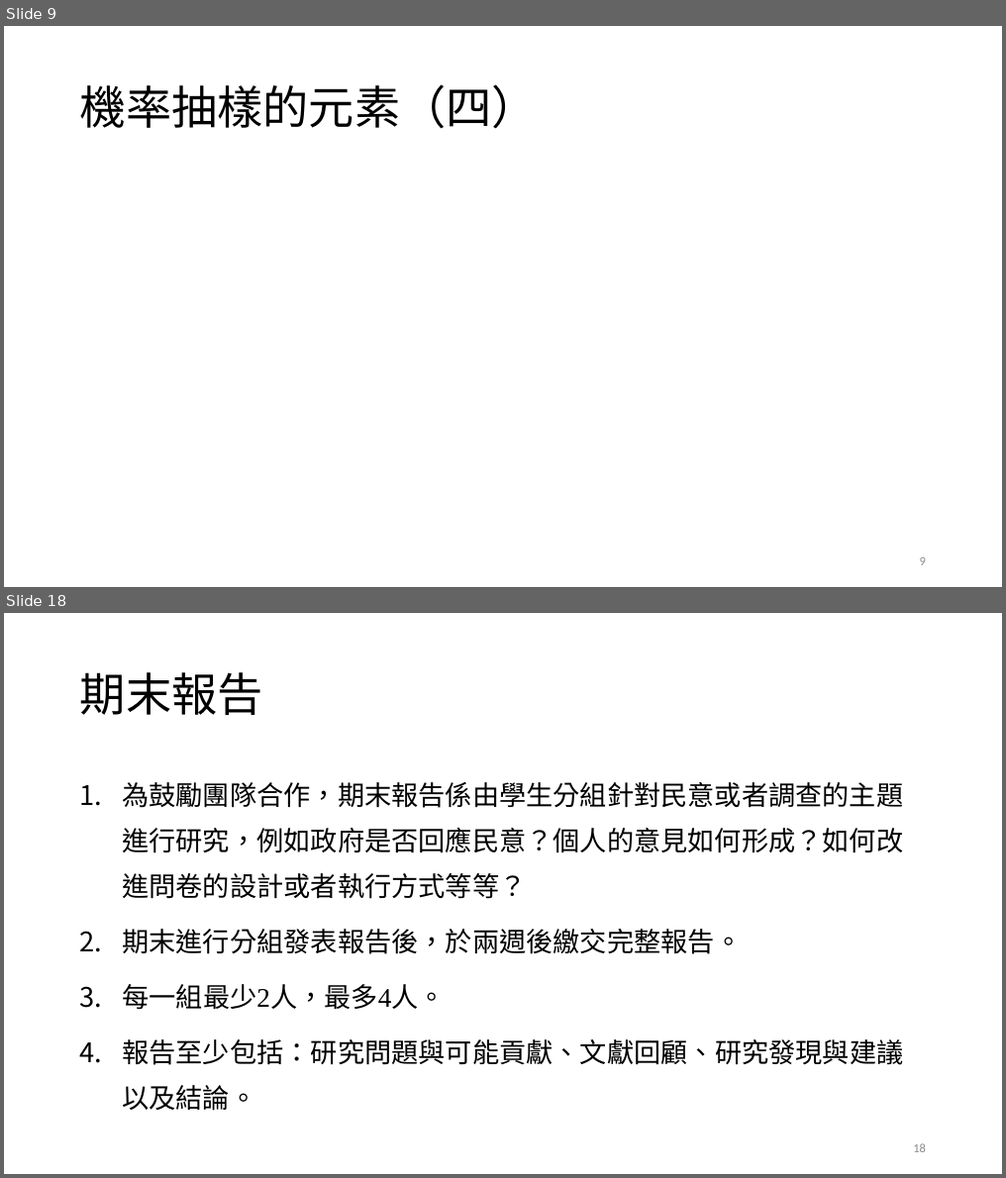
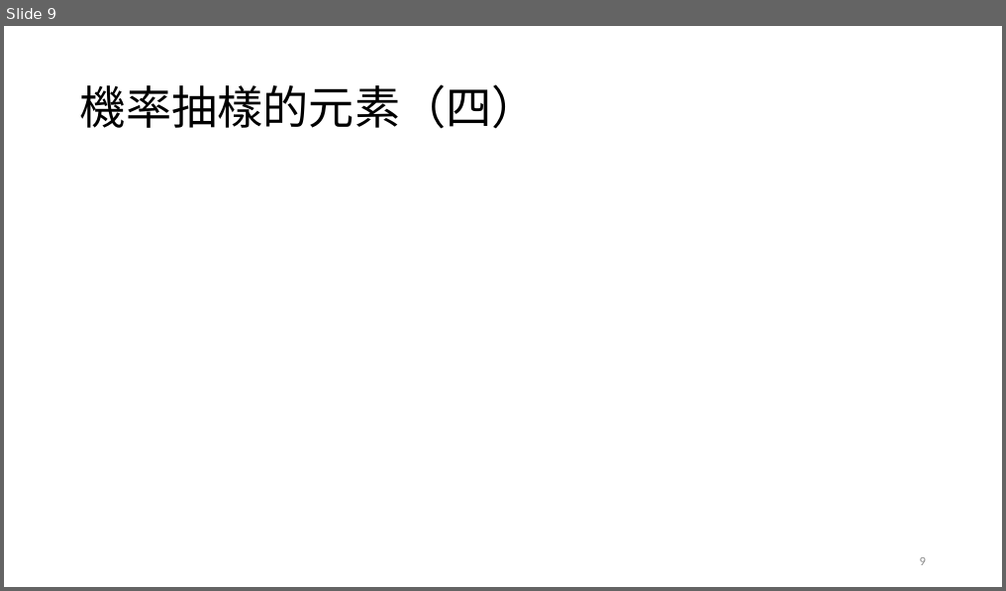
Before and after one commit to TsaiChiahung/PublicOpinion2026, a slide deck: 投影片/民意與調查Week5.pptx. Shown one above the other, each under a label of ours: slides 9 and 18 before the commit, slide 9 after it; the slides between them are not shown. The pictures are 1006x1178 and 1006x591 pixels, drawn with LibreOffice and Linux fonts; fonts in the diff are those of the drawing; grey boxes stand for pictures. Boxes give left, top, right and bottom in pixels: in the first picture for what was removed or moved away, otherwise in the second. Text is boxed around its words. In the diff, an @@ line names an element or a change of style, - is before the commit and + after.

```diff
--- a/投影片/民意與調查Week5.pptx
+++ b/投影片/民意與調查Week5.pptx
@@ slide 18 removed at (4,613,1002,1174), background #FFFFFF @@
@@ title removed at (80,672,263,715) @@
-期末報告
@@ text removed at (122,782,903,1111) @@
-1. 為鼓勵團隊合作，期末報告係由學生分組針對民意或者調查的主題進行研究，例如政府是否回應民意？個人的意見如何形成？如何改進問卷的設計或者執行方式等等？
-2. 期末進行分組發表報告後，於兩週後繳交完整報告。
-3. 每一組最少2人，最多4人。
-4. 報告至少包括：研究問題與可能貢獻、文獻回顧、研究發現與建議以及結論。
@@ page number removed at (913,1144,926,1153) @@
-18
```
Also in this commit, not shown: 3 slides changed, 1 slide added, 5 other slides removed.
